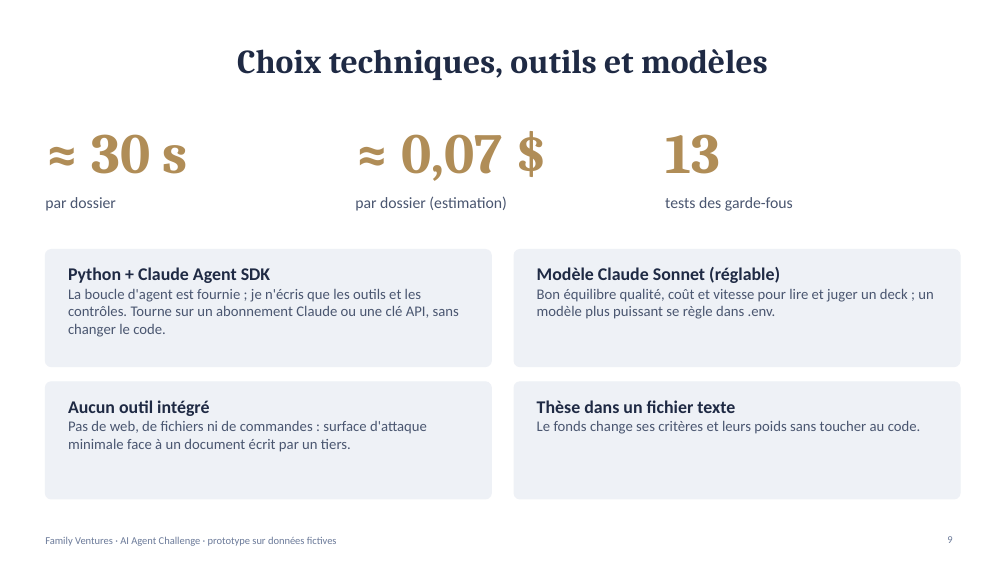
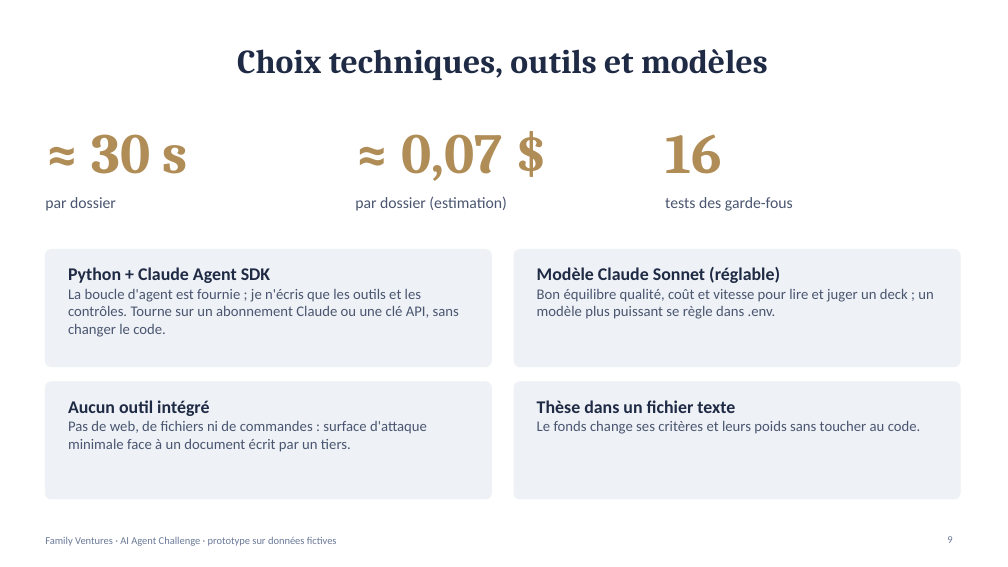
Before and after one commit to karimaitb01/family-ventures-agent, a slide deck: slide 9 of presentation/Family_Ventures_agent_de_tri.pptx. Drawn at 1008x567 pixels with LibreOffice and Linux fonts; fonts in the diff are those of the drawing. Boxes give left, top, right and bottom in pixels: in the first picture for what was removed or moved away, otherwise in the second. Text is boxed around its words. In the diff, an @@ line names an element or a change of style, - is before the commit and + after.

```diff
--- a/presentation/Family_Ventures_agent_de_tri.pptx
+++ b/presentation/Family_Ventures_agent_de_tri.pptx
@@ text at box(665, 134, 721, 174): text changed @@
-13
+16
```
Also in this commit, not shown: 4 other slides changed, 22 other files.
